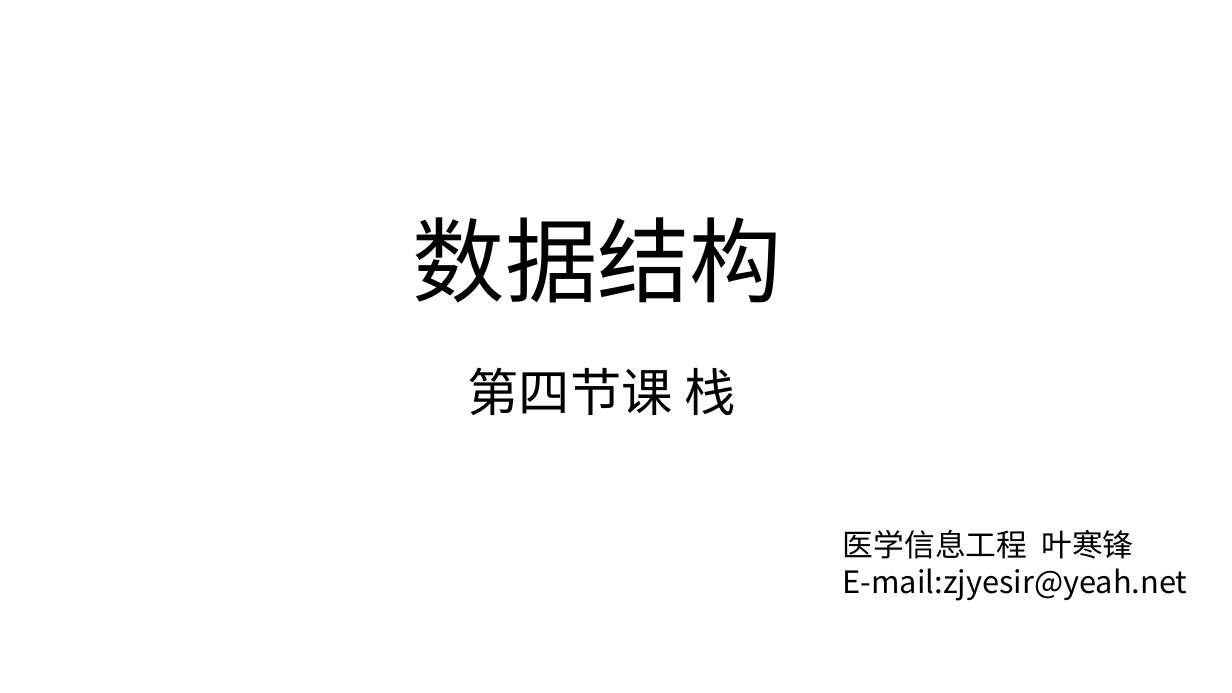
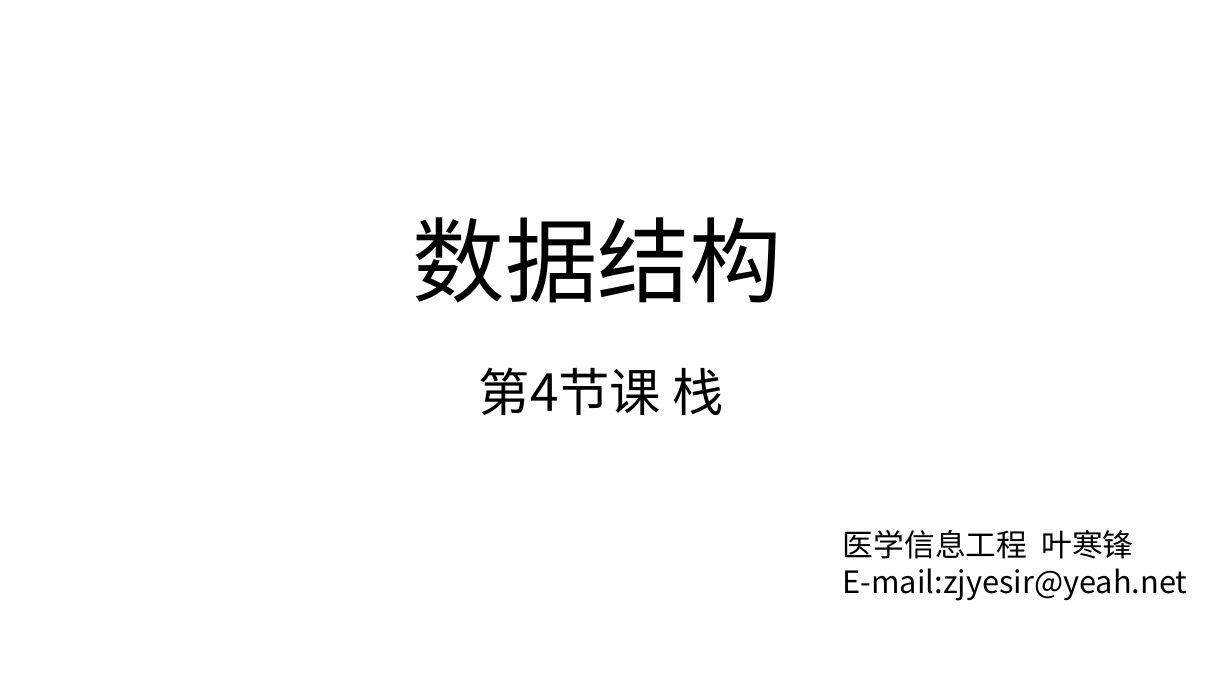
Before and after one commit to zjyesir/hmc_data_structure, a slide deck: slide 1 of ppt/3.1栈.pptx. Drawn at 1232x693 pixels with LibreOffice and Linux fonts; fonts in the diff are those of the drawing; background and template pictures are left out. Boxes give left, top, right and bottom in pixels: in the first picture for what was removed or moved away, otherwise in the second. Text is boxed around its words. In the diff, an @@ line names an element or a change of style, - is before the commit and + after.

```diff
--- a/ppt/3.1栈.pptx
+++ b/ppt/3.1栈.pptx
@@ text at <box>479,367,724,415</box>: text changed @@
-第四节课 栈
+第4节课 栈
```
Also in this commit, not shown: 8 other files.
